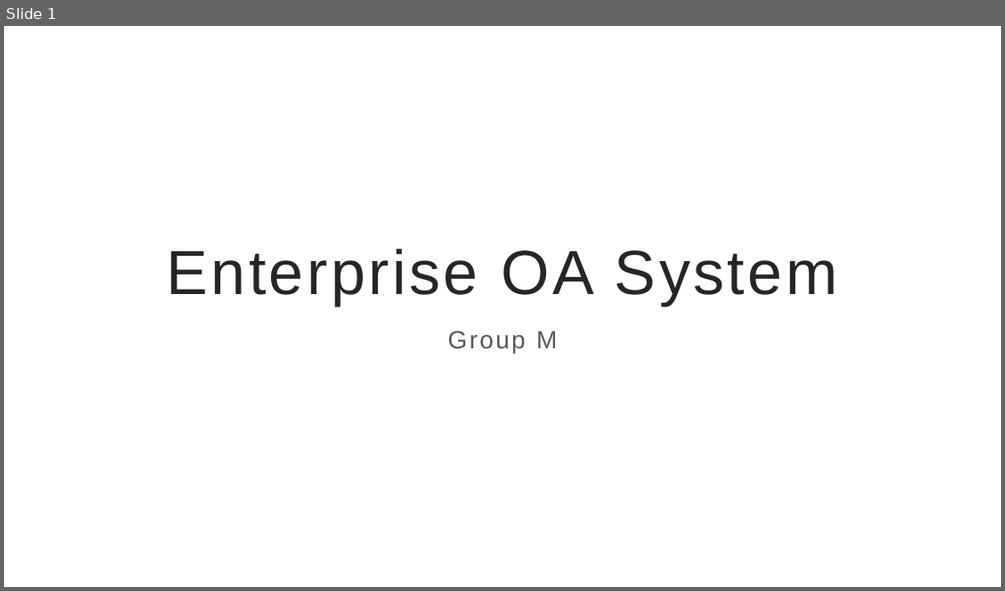
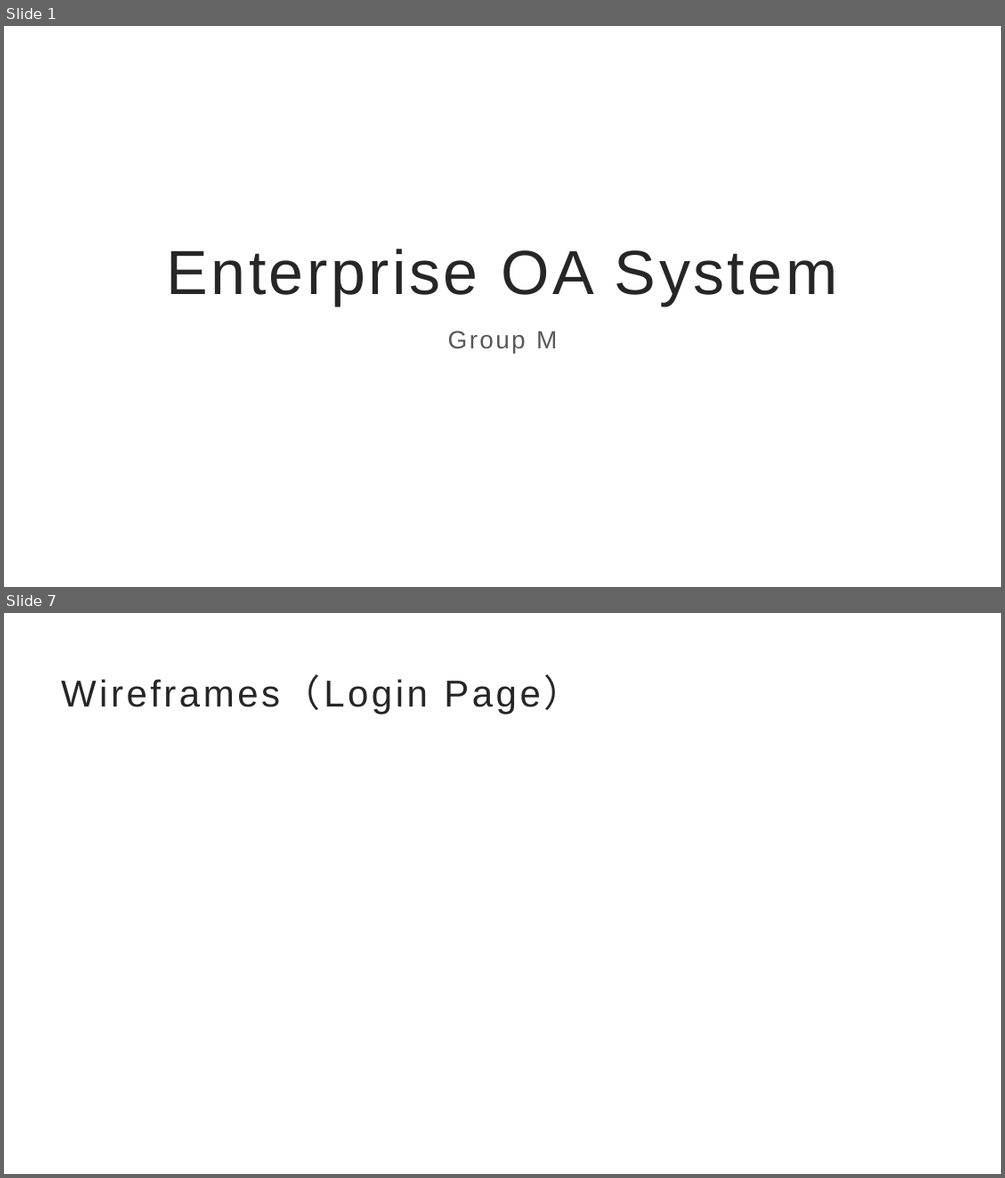
Before and after one commit to Harold-Gu/Enterprise-OA-Management-System, a slide deck: OA System.pptx. Shown one above the other, each under a label of ours: slide 1 before the commit, slides 1 and 7 after it; the slides between them are not shown. The pictures are 1005x591 and 1005x1178 pixels, drawn with LibreOffice and Linux fonts; fonts in the diff are those of the drawing. Boxes give left, top, right and bottom in pixels: in the first picture for what was removed or moved away, otherwise in the second. Text is boxed around its words. In the diff, an @@ line names an element or a change of style, - is before the commit and + after.

```diff
--- a/OA System.pptx
+++ b/OA System.pptx
@@ slide 7 added at bbox=[4, 613, 1001, 1174], background #FFFFFF @@
@@ title added at bbox=[61, 676, 581, 714], 36 pt, text #262626 @@
+Wireframes（Login Page）
```
Also in this commit, not shown: 2 slides changed, 8 other slides added, 1 slide removed.
